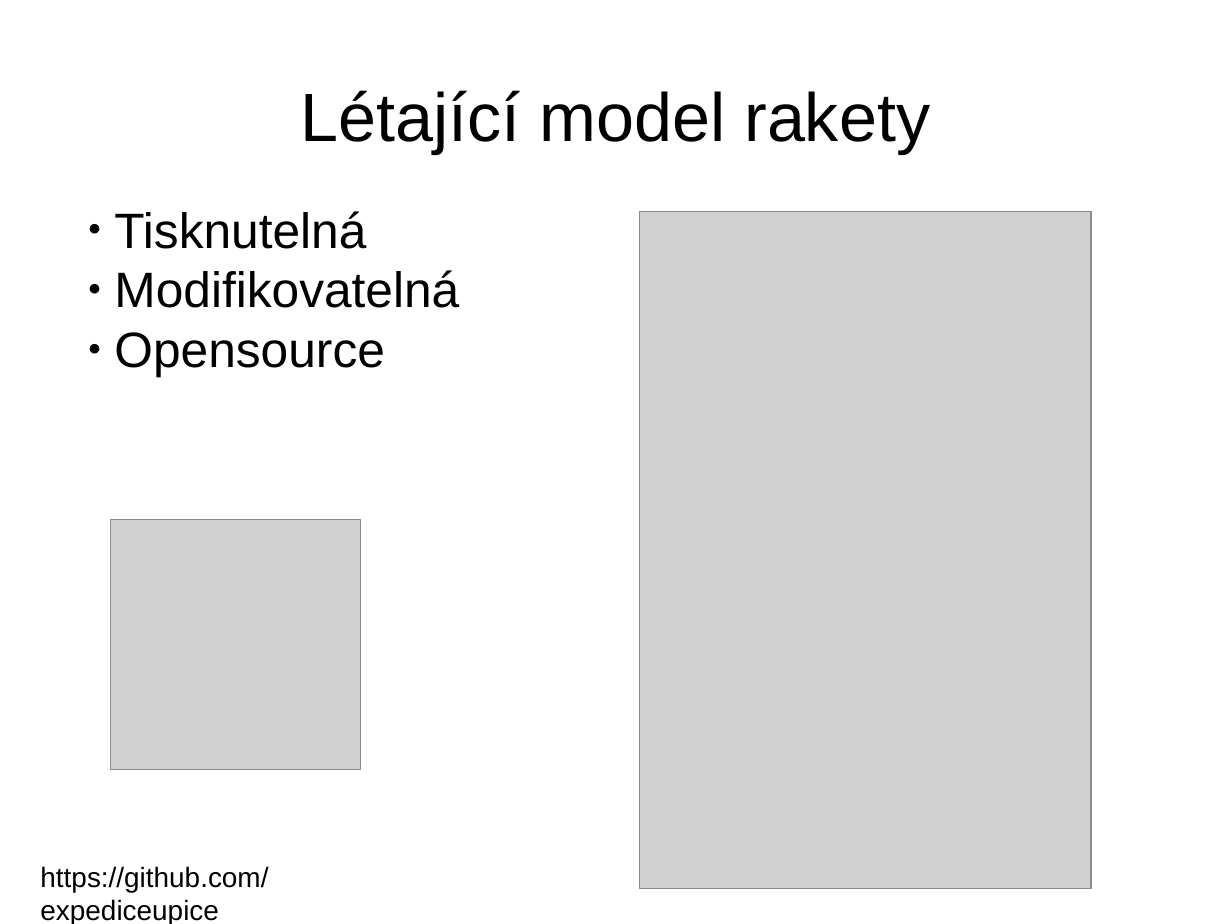
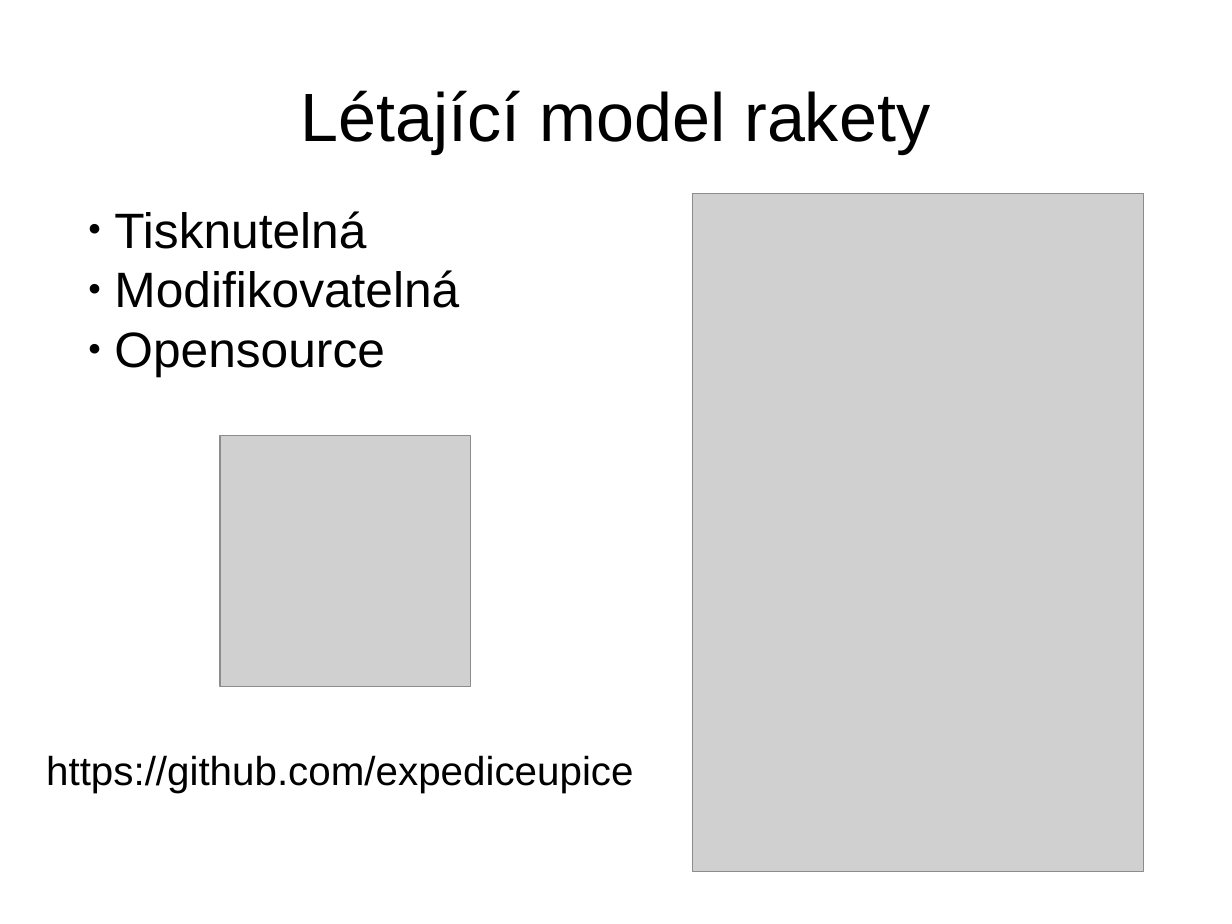
Before and after one commit to AstronomickaExpedice/Raketa, a slide deck: slide 2 of DOC/Project_outline.cs.odp (slide 1 before the commit). Drawn at 1232x924 pixels with LibreOffice and Linux fonts; fonts in the diff are those of the drawing; grey boxes stand for pictures. Boxes give left, top, right and bottom in pixels: in the first picture for what was removed or moved away, otherwise in the second. Text is boxed around its words. In the diff, an @@ line names an element or a change of style, - is before the commit and + after.

```diff
--- a/DOC/Project_outline.cs.odp
+++ b/DOC/Project_outline.cs.odp
@@ picture: place and size @@
-picture at <box>639,211,1091,889</box>
+picture at <box>692,193,1144,871</box>
@@ picture: place and size @@
-picture at <box>111,520,361,770</box>
+picture at <box>220,436,471,686</box>
@@ text "https://github.com/expediceupice": place and size @@
-text "https://github.com/expediceupice" at <box>40,866,268,924</box>
+text "https://github.com/expediceupice" at <box>46,755,633,793</box>
@@ text "https://github.com/expediceupice" at <box>46,755,633,793</box>: size 18 to 26 pt @@
```
Also in this commit, not shown: 1 other slide changed, 2 slides added, 2 other files.
